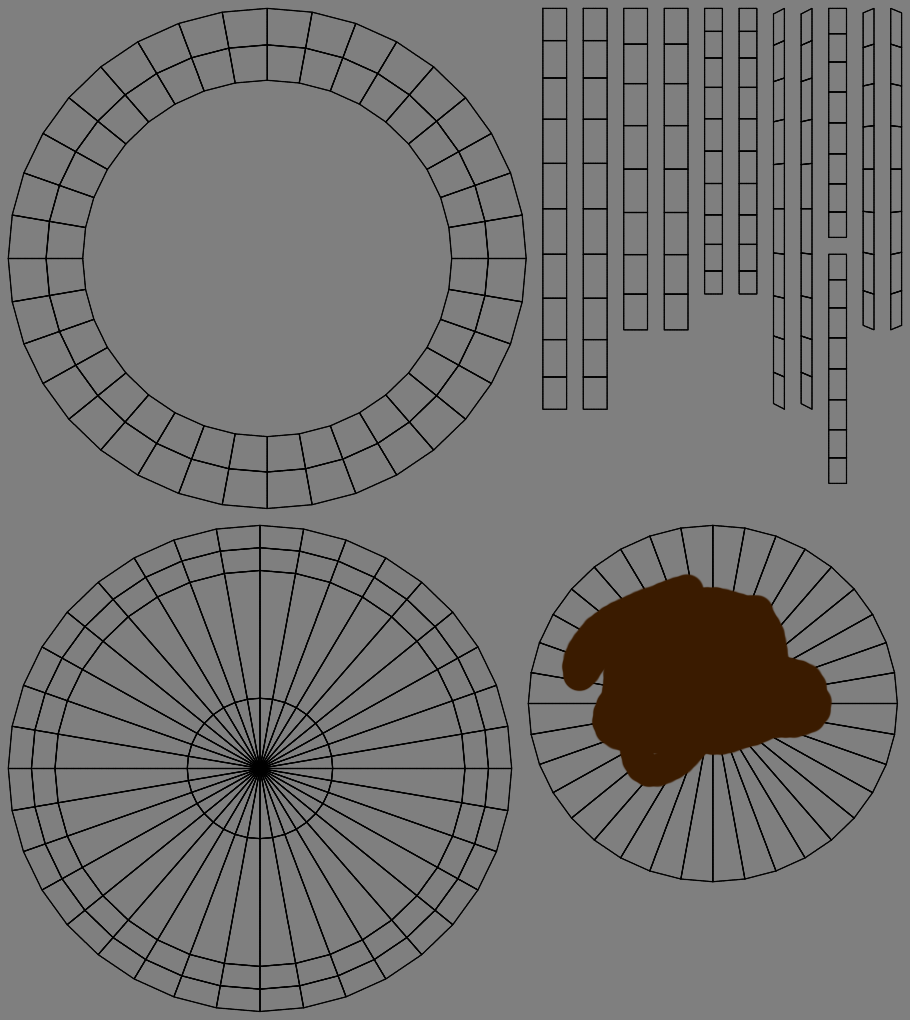
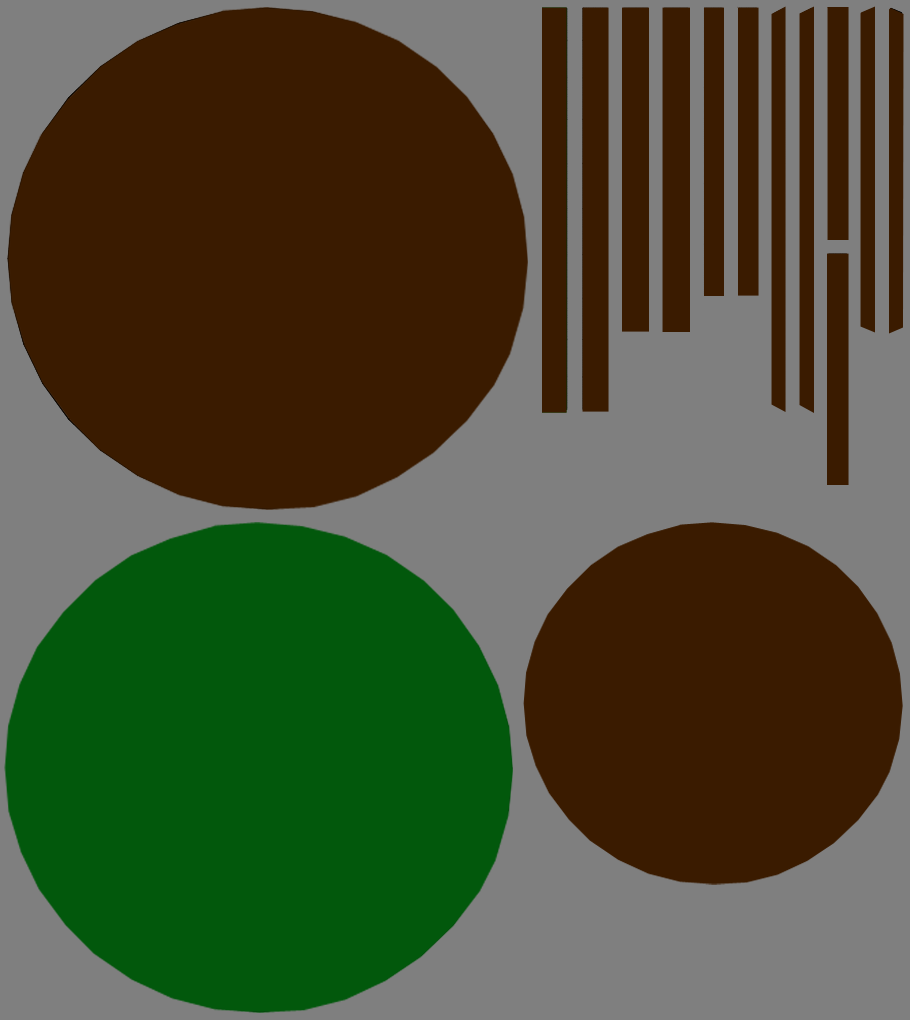
The second 910px x 1020px image is a revision of the first. Changes to its layers:
added layer "Ebene 2" above "Ebene 1 Kopie 2" over (x1=542, y1=6, x2=904, y2=485)
added layer "Ebene 1 Kopie 2" above "Ebene 1 Kopie" over (x1=7, y1=7, x2=528, y2=510)
added layer "Ebene 1 Kopie" above "Ebene 1" over (x1=4, y1=522, x2=513, y2=1013)
painted on "Ebene 1" over (x1=523, y1=522, x2=903, y2=885)
